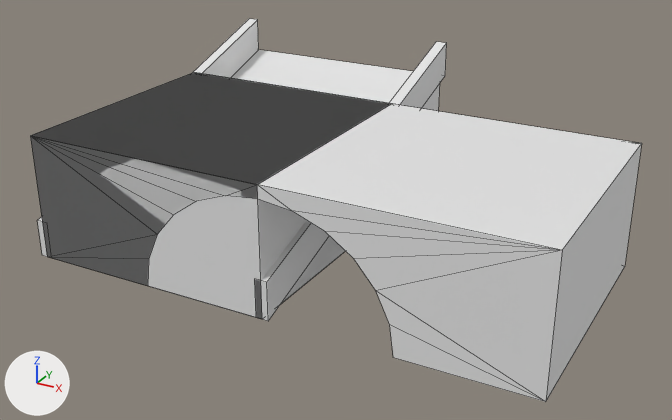
Two versions of the Blender file datas/meshes/building.blend, one commit apart.
Camera for both pictures: a camera (50 mm lens) standing at (4.63, -5.14, 3.26) and looking at (1.39, 0.76, 0.31). Arrows for +X, +Y and +Z are at lower left; the lights stay in place. Mesh edges are drawn as thin lines.

Names of what the first picture shows: '000-ramp', '001-ramp-floor', '002-ramp-border', '100-bridge', '101-bridge-floor', '200-box', '201-box-floor'.
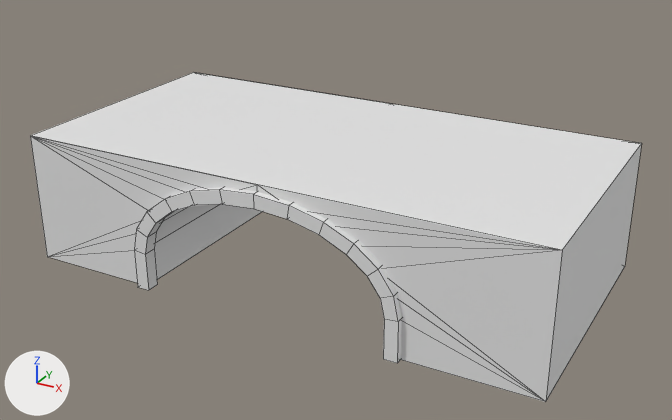
Commit message: Add Bridge built-in border

Changed parts and their boxes [x1, y1, x2, y2] in the pictures (672 x 420 px):
'100-bridge', reshaped
    before: [31, 136, 642, 402]
    after: [30, 136, 642, 402]
'201-box-floor', hidden
    before: [30, 72, 391, 184]
'200-box', hidden
    before: [30, 136, 345, 319]
'102-bridge-border', added
    after: [134, 187, 402, 363]
'002-ramp-border', hidden
    before: [37, 19, 447, 321]
'001-ramp-floor', hidden
    before: [231, 50, 413, 103]
'000-ramp', hidden
    before: [283, 85, 439, 301]
part 1 of me_cube_001, built on
    before: [31, 136, 561, 401]
    after: [30, 136, 561, 401]

The change, as a list of edits to the scene's bpy script:
```text
Change me_cube_001:
    used by ob_100_bridge; location = (0.0, 0.0, 0.0)
    remove me_cube_001.from_pydata(...)  # 36 vertices, 46 faces; spans x -0.5..3.5, y -0.5..1.5, z 0.0..1.0
    add me_cube_001.from_pydata(...)  # 40 vertices, 52 faces; spans x -0.5..3.5, y -0.5..1.5, z 0.0..1.0
    me_cube_001 part 1
    6 faces are deleted
    4 vertices in x 1.24..1.76, y -0.5..1.5, z 0.87 move by (0.0, 0.0, 0.01)
    4 vertices in x 1.0..2.0, y -0.5..1.5, z 0.78 move by (0.0, 0.0, 0.04)
    4 vertices in x 0.79..2.21, y -0.5..1.5, z 0.64 move by (0.0, 0.0, 0.08)
    4 vertices in x 0.63..2.37, y -0.5..1.5, z 0.45 move by (0.0, 0.0, 0.15)
    4 vertices move from x 0.53..2.47, y -0.5..1.5, z 0.23 to x 0.5..2.5, y -0.5..1.5, z 0.3
    4 vertices are added at (0.53, -0.5, 0.46), (2.47, -0.5, 0.46), (0.53, 1.5, 0.46), (2.47, 1.5, 0.46)
    12 new faces join them
Add me_cube_007:
    me_cube_007.from_pydata(...)  # 60 vertices, 42 faces; spans x 0.45..2.55, y -0.55..-0.45, z 0.0..0.95
    me_cube_007.polygons.foreach_set('use_smooth', [True] * 42)
Change ob_002_ramp_border:
    add ob_002_ramp_border.hide_set(True)
Change ob_001_ramp_floor:
    add ob_001_ramp_floor.hide_set(True)
Change ob_000_ramp:
    add ob_000_ramp.hide_set(True)
Change ob_200_box:
    add ob_200_box.hide_set(True)
Change ob_201_box_floor:
    add ob_201_box_floor.hide_set(True)
Add ob_102_bridge_border:
    ob_102_bridge_border = bpy.data.objects.new('102-bridge-border', me_cube_007)
    ob_102_bridge_border.location = (0.0, 0.0, 0.0)
    _m = ob_102_bridge_border.modifiers.new('EdgeSplit', 'EDGE_SPLIT')
```
